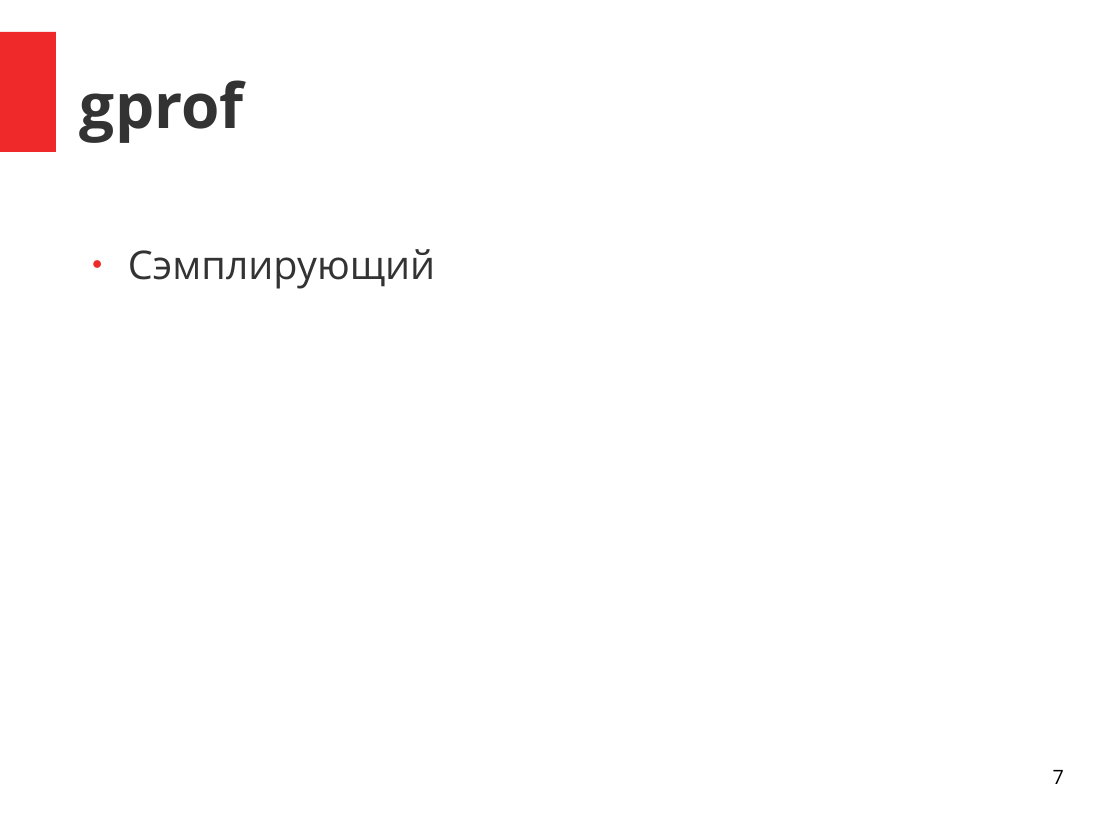
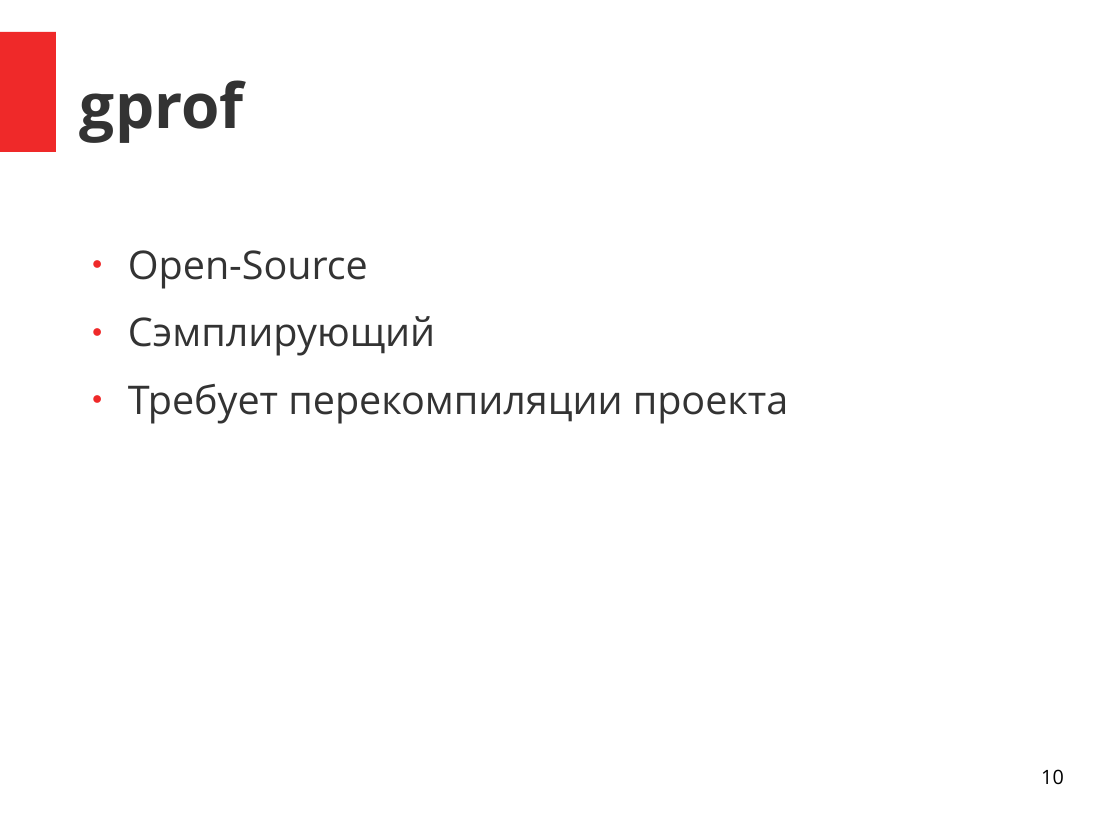
Before and after one commit to zamazan4ik/ConfsANDProps, a slide deck: slide 10 of Conferences/Corehard_2018_spring/cpp_profilers.odp (slide 7 before the commit). Drawn at 1120x840 pixels with LibreOffice and Linux fonts; fonts in the diff are those of the drawing. Boxes give left, top, right and bottom in pixels: in the first picture for what was removed or moved away, otherwise in the second. Text is boxed around its words. In the diff, an @@ line names an element or a change of style, - is before the commit and + after.

```diff
--- a/Conferences/Corehard_2018_spring/cpp_profilers.odp
+++ b/Conferences/Corehard_2018_spring/cpp_profilers.odp
@@ text at [128, 250, 368, 289]: paragraph added @@
+● Open-Source
@@ text at [128, 384, 788, 424]: paragraph added @@
+● Требует перекомпиляции проекта
@@ page number at [1041, 769, 1064, 785]: text changed @@
-7
+10
```
Also in this commit, not shown: 2 other slides changed, 6 slides added, 1 slide removed, 1 other file.
